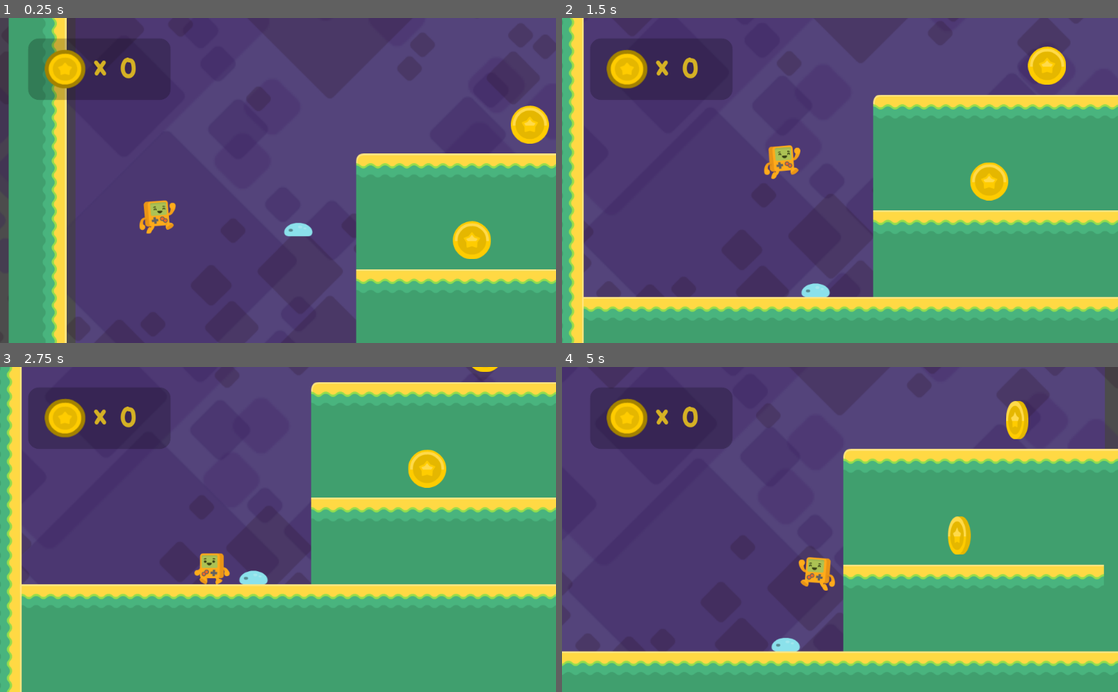
Above: before the commit, frames 1-4 (two rows, left to right).
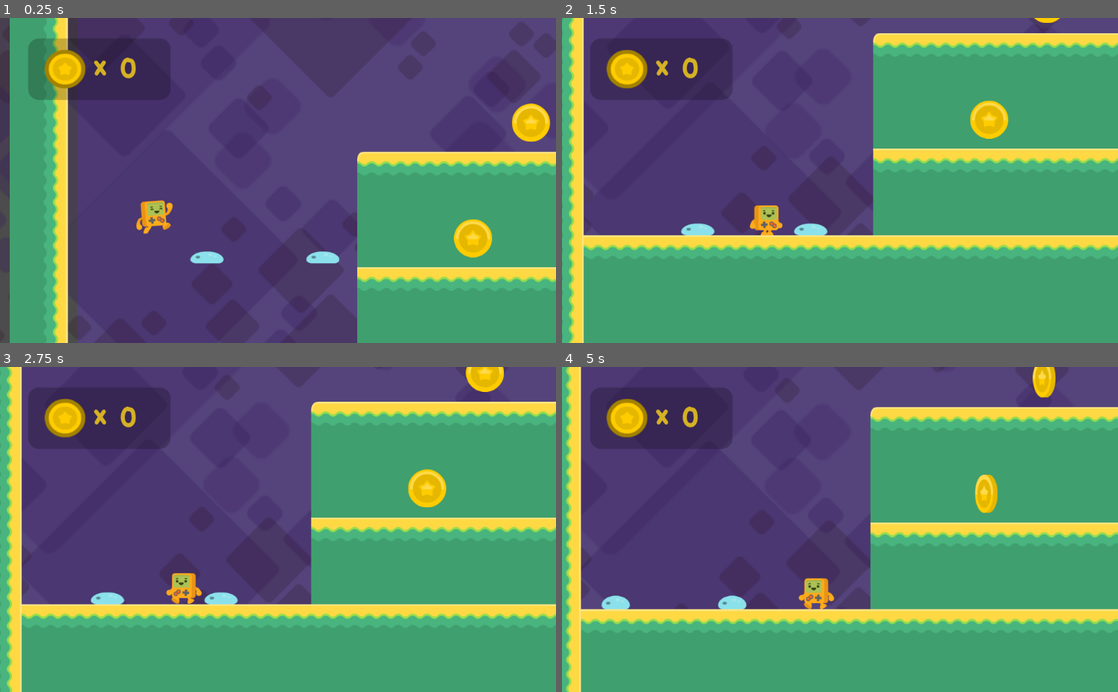
Above: after the commit, the same moments.

Repository: nkpresh/platforme-Game
Game: Godot game, scene res://Level1.tscn
Two runs of this game, one before a commit and one after it. Both use one fixed random seed, a clock stepped at 60 frames per second and the inputs below.
Inputs:
- Up to frame 1 (0.25 s): no input
- Up to frame 2 (1.5 s): hold Right (right) from 0.53 s (still down); tap Up (jump) at 0.77 s
- Up to frame 3 (2.75 s): tap Up (jump) at 1.52 s; release Right (right) at 2.03 s; hold Left (left) from 2.03 s (still down)
- Up to frame 4 (5 s): release Left (left) at 2.78 s; hold Right (right) 2.78-4.28 s; tap Up (jump) at 3.02, 3.77, 4.52 s; hold Left (left) from 4.28 s (still down)

The runs differ from the first frame. In frame 1, 4.9% of the frame differs, in the area x 1-100%, y 0-100%; in frame 2, 34%; in frame 3, 20%; in frame 4, 32%.

Commit message:
Enemy direction

Diff:
--- a/Level1.tscn
+++ b/Level1.tscn
@@ -65,7 +65,7 @@
 tile_data = PoolIntArray( -524308, -1610612736, 0, -524307, -1610612735, 0, -458772, -1610612736, 0, -458771, -16106127 …(14583 unchanged characters)…
 
 [node name="steve" parent="." instance=ExtResource( 2 )]
-position = Vector2( -950.808, 59.5185 )
+position = Vector2( -960, 64 )
 collision_mask = 30
 
 [node name="Camera2D" type="Camera2D" parent="steve"]
@@ -204,7 +204,10 @@
 [node name="enemies" type="Node" parent="."]
 
 [node name="enemy" parent="enemies" instance=ExtResource( 10 )]
-position = Vector2( -640, 128 )
+position = Vector2( -832, 192 )
+
+[node name="enemy2" parent="enemies" instance=ExtResource( 10 )]
+position = Vector2( -576, 192 )
 [connection signal="body_entered" from="fallzone" to="steve" method="_on_fallzone_body_entered"]
 [connection signal="coin_collected" from="coins/Coin" to="HUD" method="_on_Coin_coin_collected"]
 [connection signal="coin_collected" from="coins/Coin2" to="HUD" method="_on_Coin_coin_collected"]
--- a/enemy.gd
+++ b/enemy.gd
@@ -1,6 +1,7 @@
 extends KinematicBody2D
+
 var velocity=Vector2()
-
+var direction=-1
 
 func _ready():
 	pass
@@ -9,4 +10,6 @@
 func _physics_process(delta):
 	velocity.y+=20
 
+	velocity.x=50*direction
+
 	move_and_slide(velocity,Vector2.UP)
--- a/enemy.tscn
+++ b/enemy.tscn
@@ -22,6 +22,7 @@
 position = Vector2( -5.50717, -13.8405 )
 scale = Vector2( 1.29696, 0.875149 )
 frames = SubResource( 3 )
+playing = true
 offset = Vector2( 4.48936, 16.1877 )
 
 [node name="CollisionShape2D" type="CollisionShape2D" parent="."]
